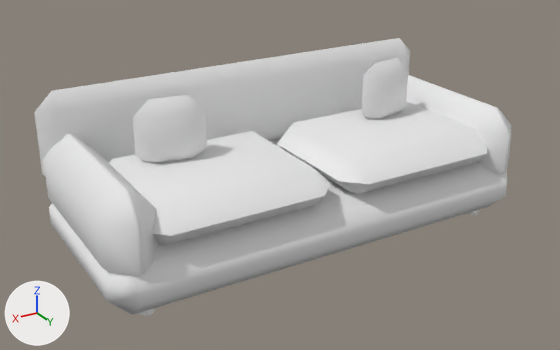
The glTF model iteam/miniprogram/package3d/assets/furniture/sofa.glb: old version first, new version second.
Both versions are drawn from a 50 mm camera at (1.7, 2.75, 1.65) aimed at (0.06, 0.01, 0.28). Lighting does not change. The marker at lower left points along +X, +Y and +Z. The older version comes first. Where no turn or scale is listed for an object, it has been applied to the vertices. Vertices at exactly the same position are counted once.

In view in the first picture: 'arm_-1', 'arm_1', 'back', 'base', 'cushion_-1', 'cushion_1', 'pillow_a', 'pillow_b' and 1 more.
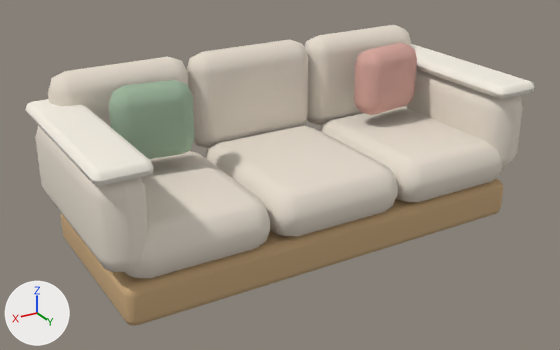
Changed parts and their boxes [x1, y1, x2, y2] in the pictures (560 x 350 px):
'base', deleted
    before: [49, 139, 507, 315]
'back', deleted
    before: [34, 38, 410, 176]
'plinth', added (brown)
    after: [61, 179, 504, 325]
'cushion_1', deleted
    before: [109, 131, 331, 246]
'seat_1', added (pale yellow)
    after: [205, 126, 398, 237]
'cushion_-1', deleted
    before: [277, 101, 487, 194]
'seat_2', added (pale yellow)
    after: [125, 151, 270, 278]
'back_1', added (pale yellow)
    after: [187, 39, 308, 148]
'arm_1', reshaped, moved, recoloured
    before: [43, 133, 159, 276]
    after: [35, 125, 148, 272]
'seat_0', added (pale yellow)
    after: [320, 106, 503, 202]
'pillow_b', reshaped, moved, recoloured (16% wider, 16% taller)
    before: [133, 95, 207, 163]
    after: [109, 80, 195, 159]
'arm_-1', reshaped, moved, recoloured (13% wider)
    before: [406, 75, 512, 175]
    after: [403, 69, 523, 169]
'armcap_1', added
    after: [25, 99, 154, 186]
'back_0', added (pale yellow)
    after: [305, 25, 411, 125]
'back_2', added (pale yellow)
    after: [48, 57, 189, 127]
'pillow_a', reshaped, moved, recoloured
    before: [362, 58, 408, 119]
    after: [354, 42, 417, 115]
'armcap_-1', added
    after: [410, 44, 535, 99]

Edits to the bpy script that builds the scene:
```text
Change me_立方体_003:
    remove me_立方体_003.from_pydata(...)  # 24 vertices, 44 faces; spans x -0.11..0.11, y -0.45..0.45, z -0.19..0.19
    remove me_立方体_003.materials.append(mat_whiteclay)  # white #eaeaea
    add me_立方体_003.from_pydata(...)  # 56 vertices, 108 faces; spans x -0.1..0.1, y -0.44..0.44, z -0.2..0.2
    me_立方体_003 part 1: 24 vertices removed from x -0.11..0.11, y -0.45..0.45, z -0.19..0.19; 56 vertices added at x -0.1..0.1, y -0.44..0.44, z -0.2..0.2
    add me_立方体_003.materials.append(mat_m_linen)  # pale yellow #e8ded0
Change me_立方体_002:
    remove me_立方体_002.from_pydata(...)  # 24 vertices, 44 faces; spans x -0.11..0.11, y -0.45..0.45, z -0.19..0.19
    remove me_立方体_002.materials.append(mat_whiteclay)  # white #eaeaea
    add me_立方体_002.from_pydata(...)  # 56 vertices, 108 faces; spans x -0.1..0.1, y -0.44..0.44, z -0.2..0.2
    me_立方体_002 part 2: 24 vertices removed from x -0.11..0.11, y -0.45..0.45, z -0.19..0.19; 56 vertices added at x -0.1..0.1, y -0.44..0.44, z -0.2..0.2
    add me_立方体_002.materials.append(mat_m_linen)  # pale yellow #e8ded0
Change me_立方体_006:
    used by ob_pillow_a; parent = ob_root_sofa; location = (-0.55, -0.04, 0.56); rotation_euler = (0.0, 0.0, 0.18), in degrees (0, 0, 10)
    remove me_立方体_006.from_pydata(...)  # 24 vertices, 44 faces; spans x -0.15..0.15, y -0.07..0.07, z -0.15..0.15
    remove me_立方体_006.materials.append(mat_whiteclay)  # white #eaeaea
    add me_立方体_006.from_pydata(...)  # 56 vertices, 108 faces; spans x -0.17..0.17, y -0.08..0.08, z -0.16..0.16
    me_立方体_006 part 3: 24 vertices removed from x -0.15..0.15, y -0.07..0.07, z -0.15..0.15; 56 vertices added at x -0.17..0.17, y -0.08..0.08, z -0.16..0.16
    add me_立方体_006.materials.append(mat_m_clay)  # pink #d8a79c
Change me_立方体_007:
    used by ob_pillow_b; parent = ob_root_sofa; location = (0.55, -0.04, 0.56); rotation_euler = (0.0, 0.0, -0.18), in degrees (0, 0, -10)
    remove me_立方体_007.from_pydata(...)  # 24 vertices, 44 faces; spans x -0.15..0.15, y -0.07..0.07, z -0.15..0.15
    remove me_立方体_007.materials.append(mat_whiteclay)  # white #eaeaea
    add me_立方体_007.from_pydata(...)  # 56 vertices, 108 faces; spans x -0.17..0.17, y -0.08..0.08, z -0.16..0.16
    me_立方体_007 part 4: 24 vertices removed from x -0.15..0.15, y -0.07..0.07, z -0.15..0.15; 56 vertices added at x -0.17..0.17, y -0.08..0.08, z -0.16..0.16
    add me_立方体_007.materials.append(mat_m_green)  # grey #9cb49a
Change ob_arm_1:
    ob_arm_1.location: (0.89, 0.0, 0.34) -> (0.92, 0.0, 0.42)
Change ob_arm__1:
    ob_arm__1.location: (-0.89, 0.0, 0.34) -> (-0.92, 0.0, 0.42)
Remove ob_back:
    ob_back = bpy.data.objects.new('back', me_立方体_001)
Remove ob_base:
    ob_base = bpy.data.objects.new('base', me_立方体)
Remove ob_cushion_1:
    ob_cushion_1 = bpy.data.objects.new('cushion_1', me_立方体_005)
Remove ob_cushion__1:
    ob_cushion__1 = bpy.data.objects.new('cushion_-1', me_立方体_004)
Change ob_pillow_a:
    ob_pillow_a.location: (-0.55, -0.04, 0.56) -> (-0.6, -0.1, 0.6)
Change ob_pillow_b:
    ob_pillow_b.location: (0.55, -0.04, 0.56) -> (0.6, -0.1, 0.6)
Add ob_seat_2:
    ob_seat_2 = bpy.data.objects.new('seat_2', me_立方体_005_1)  # 56 vertices, 108 faces; spans x -0.31..0.31, y -0.38..0.38, z -0.11..0.11; in mat_m_linen (pale yellow #e8ded0)
    ob_seat_2.location = (0.63, 0.06, 0.28)
Add ob_seat_1:
    ob_seat_1 = bpy.data.objects.new('seat_1', me_立方体_005_1.copy())
    ob_seat_1.location = (0.0, 0.06, 0.28)
Add ob_seat_0:
    ob_seat_0 = bpy.data.objects.new('seat_0', me_立方体_005_1.copy())
    ob_seat_0.location = (-0.63, 0.06, 0.28)
Add ob_plinth:
    ob_plinth = bpy.data.objects.new('plinth', me_立方体_1)  # 56 vertices, 108 faces; spans x -0.95..0.95, y -0.42..0.42, z -0.09..0.09; in mat_m_wood (brown #c9a87c)
    ob_plinth.location = (0.0, 0.0, 0.09)
Add ob_back_2:
    ob_back_2 = bpy.data.objects.new('back_2', me_立方体_006_1)  # 56 vertices, 108 faces; spans x -0.31..0.31, y -0.09..0.09, z -0.23..0.23; in mat_m_linen (pale yellow #e8ded0)
    ob_back_2.location = (0.63, -0.37, 0.55)
Add ob_back_1:
    ob_back_1 = bpy.data.objects.new('back_1', me_立方体_006_1.copy())
    ob_back_1.location = (0.0, -0.37, 0.55)
Add ob_back_0:
    ob_back_0 = bpy.data.objects.new('back_0', me_立方体_006_1.copy())
    ob_back_0.location = (-0.63, -0.37, 0.55)
Add ob_armcap__1:
    ob_armcap__1 = bpy.data.objects.new('armcap_-1', me_立方体_008)  # 56 vertices, 108 faces; spans x -0.11..0.11, y -0.45..0.45, z -0.03..0.03; in mat_m_wall (white #f5efe3)
    ob_armcap__1.location = (-0.92, 0.0, 0.63)
Add ob_armcap_1:
    ob_armcap_1 = bpy.data.objects.new('armcap_1', me_立方体_008.copy())
    ob_armcap_1.location = (0.92, 0.0, 0.63)
```
